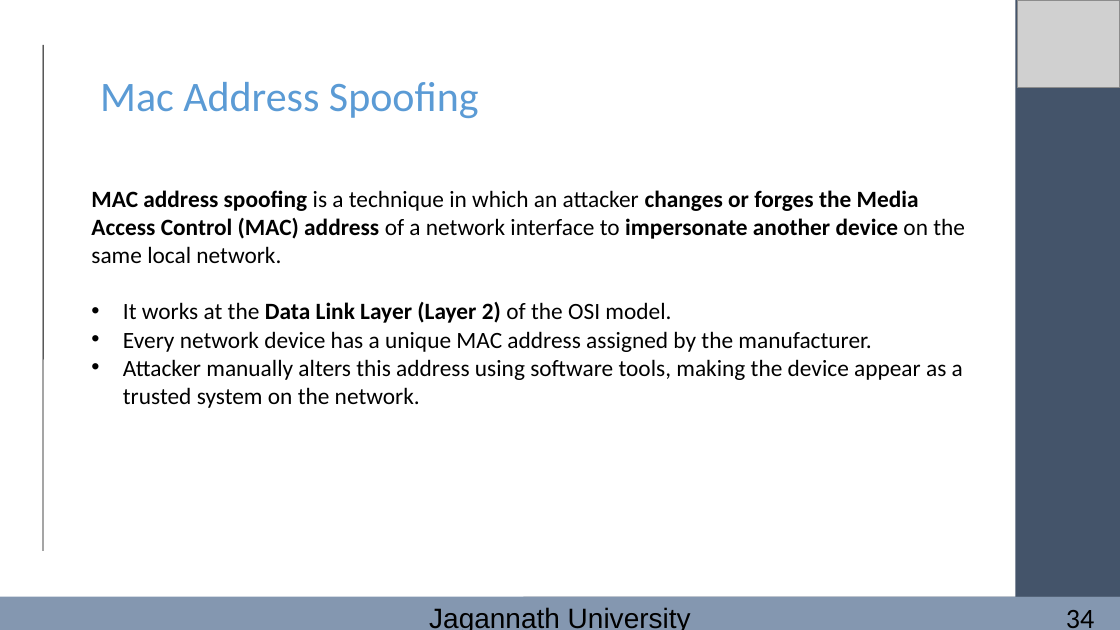
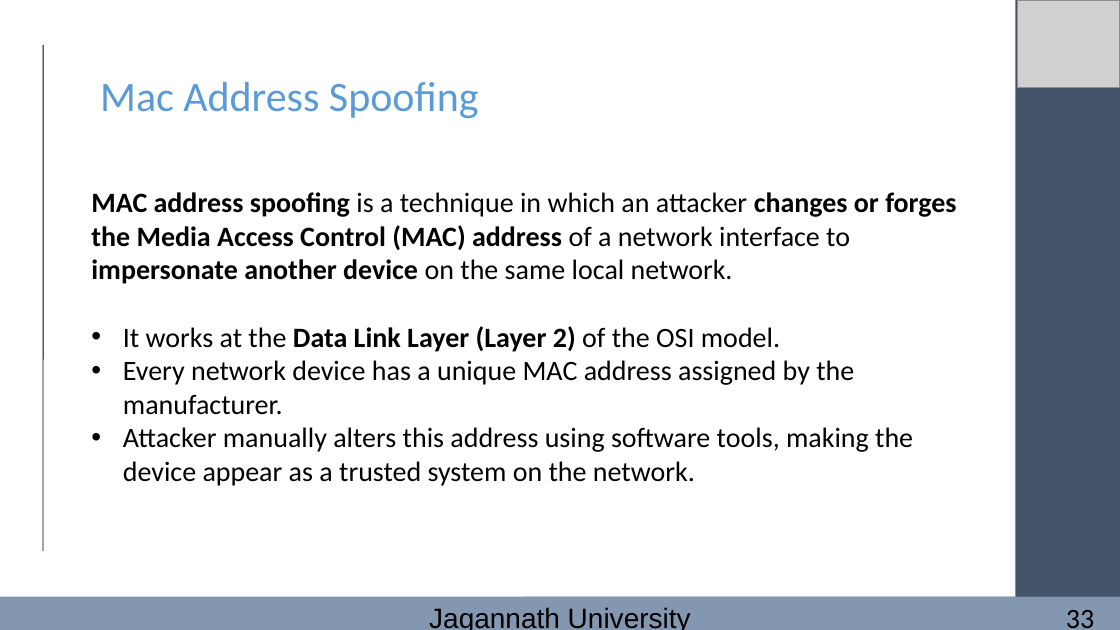
Before and after one commit to FarhanaSuci/MSc_JnU_PresentationSlides, a slide deck: slide 33 of Presentetion_EthicalHacking (1).pptx. Drawn at 1120x630 pixels with LibreOffice and Linux fonts; fonts in the diff are those of the drawing; grey boxes stand for pictures. Boxes give left, top, right and bottom in pixels: in the first picture for what was removed or moved away, otherwise in the second. Text is boxed around its words. In the diff, an @@ line names an element or a change of style, - is before the commit and + after.

```diff
--- a/Presentetion_EthicalHacking (1).pptx
+++ b/Presentetion_EthicalHacking (1).pptx
@@ text "MAC address spoofing is a ..." at (91, 192, 956, 486): size 20 to 24 pt @@
@@ text at (1066, 610, 1094, 628): text changed @@
-34
+33
```
Also in this commit, not shown: 30 other slides changed.
